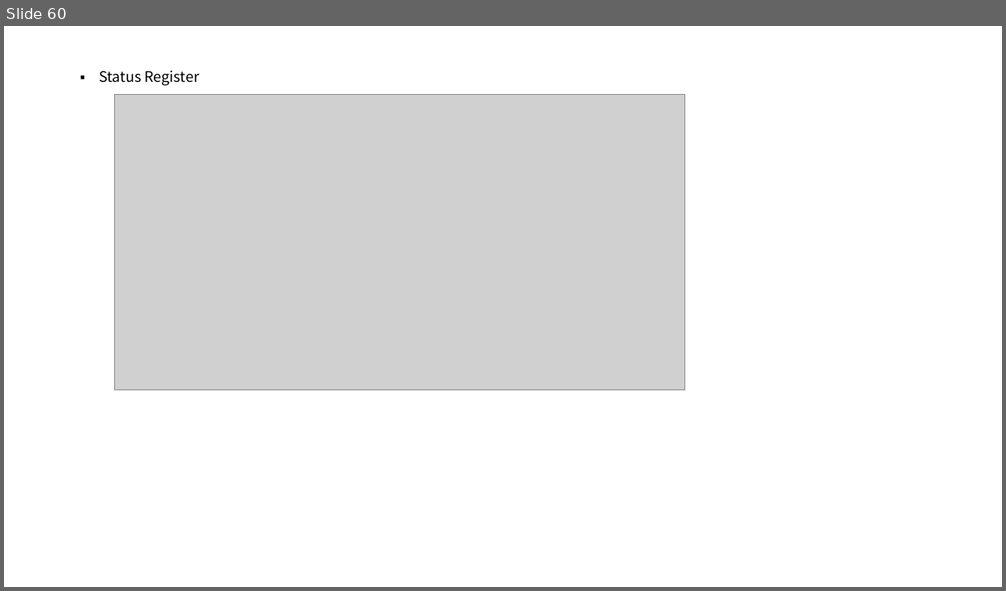
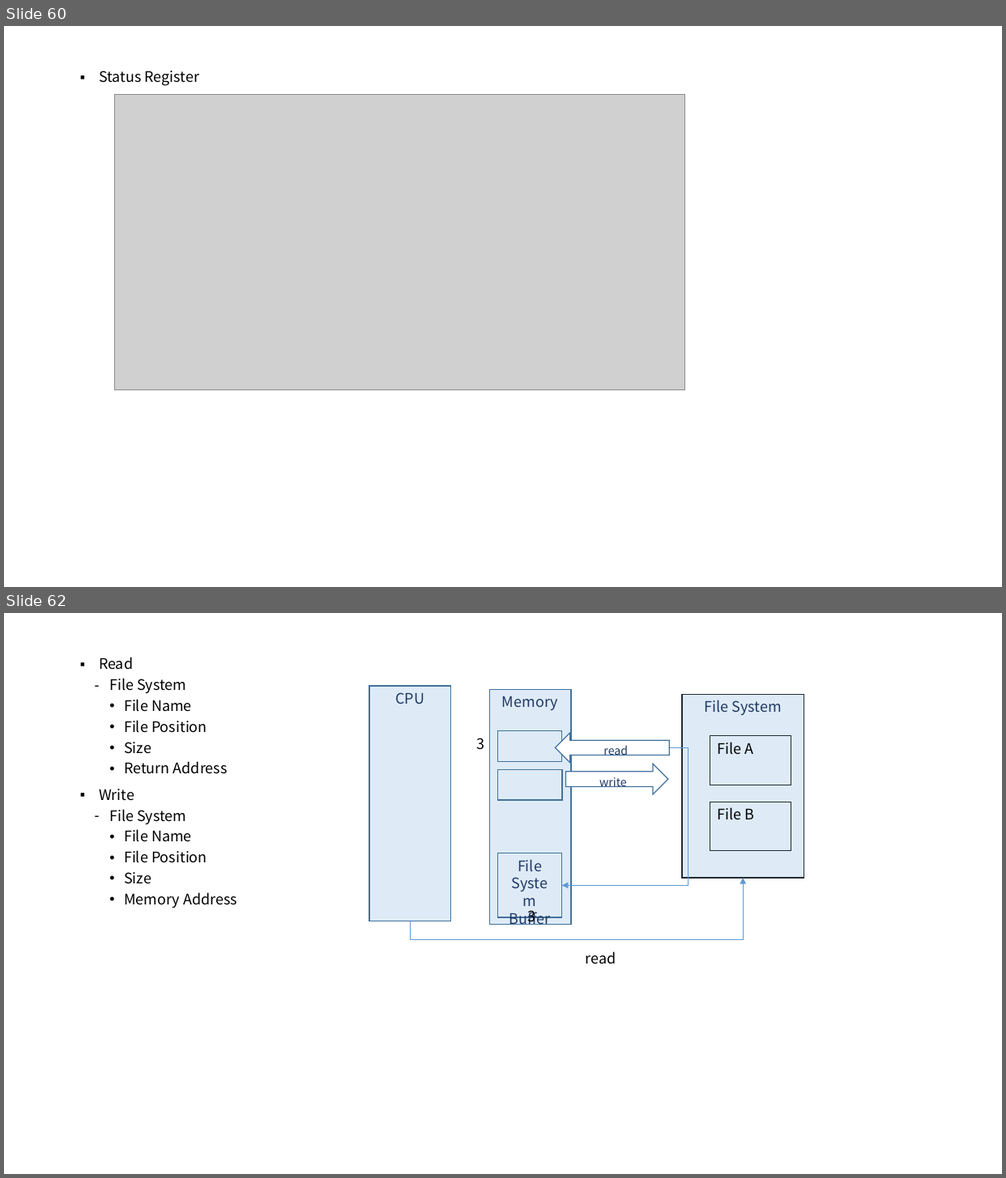
Before and after one commit to mjuclass/202202, a slide deck: OS/시스템프로그래밍2.pptx. Shown one above the other, each under a label of ours: slide 60 before the commit, slides 60 and 62 after it; the slides between them are not shown. The pictures are 1006x591 and 1006x1178 pixels, drawn with LibreOffice and Linux fonts; fonts in the diff are those of the drawing; grey boxes stand for pictures. Boxes give left, top, right and bottom in pixels: in the first picture for what was removed or moved away, otherwise in the second. Text is boxed around its words. In the diff, an @@ line names an element or a change of style, - is before the commit and + after.

```diff
--- a/OS/시스템프로그래밍2.pptx
+++ b/OS/시스템프로그래밍2.pptx
@@ slide 62 added at (x1=4, y1=613, x2=1002, y2=1174), background #FFFFFF @@
@@ text added at (x1=99, y1=657, x2=237, y2=908), 14 pt, text #000000 @@
+▪ Read
+  – File System
+    • File Name
+    • File Position
+    • Size
+    • Return Address
+▪ Write
+  – File System
+    • File Name
+    • File Position
+    • Size
+    • Memory Address
@@ rectangle added at (x1=369, y1=686, x2=451, y2=921), fill #DEEBF7, outline #43739E 1 pt, 14 pt, text #203864 @@
+CPU
@@ rectangle added at (x1=489, y1=689, x2=571, y2=924), fill #DEEBF7, outline #43739E 1 pt, 14 pt, text #203864 @@
+Memory
@@ rectangle added at (x1=682, y1=695, x2=804, y2=878), fill #DEEBF7, outline #222A35 1 pt, 14 pt, text #203864 @@
+File System
@@ rectangle added at (x1=498, y1=731, x2=562, y2=762), fill #DEEBF7, outline #43739E 1 pt @@
@@ left arrow added at (x1=555, y1=733, x2=669, y2=763), fill #FFFFFF, outline #43739E 1 pt, 11 pt, text #203864 @@
+read
@@ text added at (x1=476, y1=738, x2=484, y2=750), 14 pt, text #000000 @@
+3
@@ elbow arrow added from (670, 747) to (562, 885), #5B9BD5 0.5 pt @@
@@ rectangle added at (x1=710, y1=736, x2=791, y2=786), outline #222A35 0.75 pt, 14 pt, text #000000 @@
+File A
@@ rectangle added at (x1=498, y1=769, x2=562, y2=800), fill #DEEBF7, outline #43739E 1 pt @@
@@ right arrow added at (x1=566, y1=764, x2=669, y2=795), fill #FFFFFF, outline #43739E 1 pt, 11 pt, text #203864 @@
+write
@@ rectangle added at (x1=710, y1=803, x2=791, y2=852), outline #222A35 0.75 pt, 14 pt, text #000000 @@
+File B
@@ rectangle added at (x1=498, y1=854, x2=562, y2=918), fill #DEEBF7, outline #43739E 1 pt, 14 pt, text #203864 @@
+File System Buffer
@@ elbow arrow added from (411, 922) to (743, 878), #5B9BD5 0.5 pt @@
@@ text added at (x1=527, y1=907, x2=535, y2=926), 14 pt, text #000000 @@
+3
@@ text added at (x1=586, y1=952, x2=616, y2=965), 14 pt, text #000000 @@
+read
```
Also in this commit, not shown: 1 other slide added, 3 other files.
